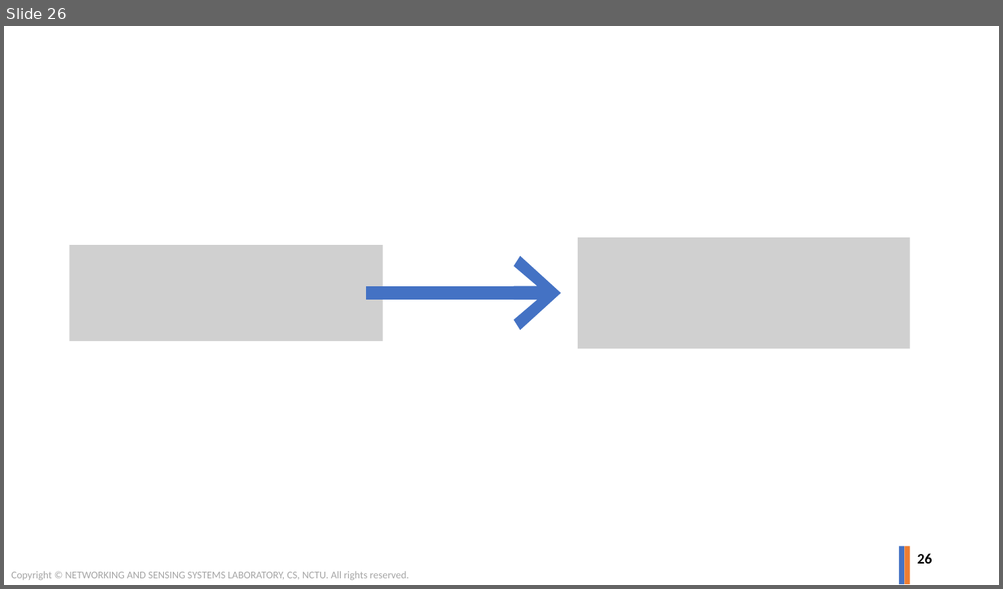
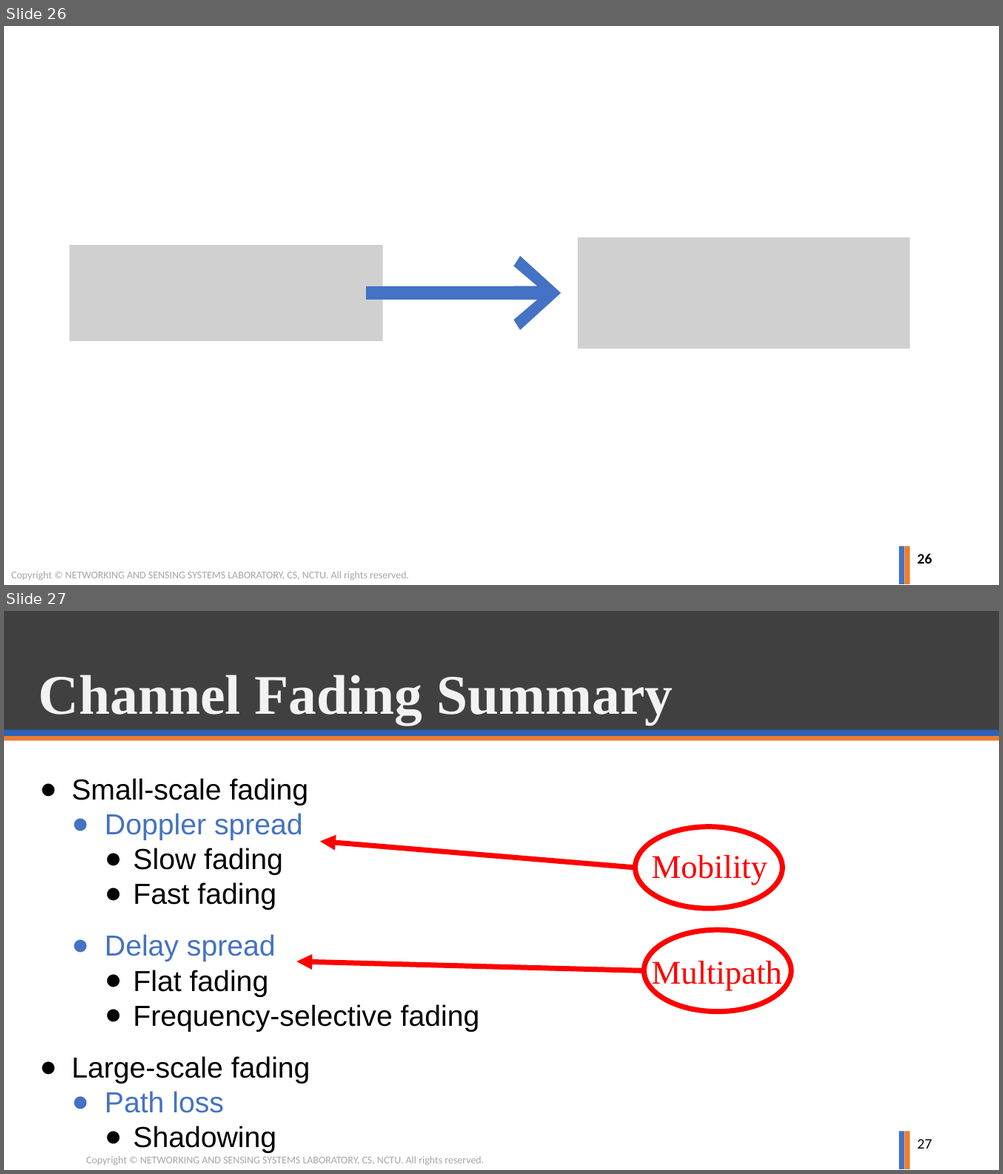
Before and after one commit to ghostkingwilly/Signal_Training_Freshman, a slide deck: Freshman_Training.pptx. Shown one above the other, each under a label of ours: slide 26 before the commit, slides 26 and 27 after it. The pictures are 1003x589 and 1003x1174 pixels, drawn with LibreOffice and Linux fonts; fonts in the diff are those of the drawing; grey boxes stand for pictures; background and template pictures are left out. Boxes give left, top, right and bottom in pixels: in the first picture for what was removed or moved away, otherwise in the second. Text is boxed around its words. In the diff, an @@ line names an element or a change of style, - is before the commit and + after.

Commit message:
Channel fading

```diff
--- a/Freshman_Training.pptx
+++ b/Freshman_Training.pptx
@@ slide 27 added at [4, 611, 999, 1170], background #FFFFFF; not listed: 2 template elements that a slide beside it also shows @@
@@ rectangle added at [4, 611, 999, 741], fill #ED7D31 @@
@@ rectangle added at [4, 611, 999, 735], fill gradient #6183CB to #3E70CA to #3062BB @@
@@ rectangle added at [4, 611, 999, 729], fill #404040 @@
@@ title added at [39, 675, 672, 725], 54 pt, text #F2F2F2, bold @@
+Channel Fading Summary
@@ text added at [71, 778, 480, 1113], 28 pt, text #000000 @@
+● Small-scale fading
+  ● Doppler spread
+    ● Slow fading
+    ● Fast fading
+  ● Delay spread
+    ● Flat fading
+    ● Frequency-selective fading
+● Large-scale fading
+  ● Path loss
+    ● Shadowing
@@ ellipse added at [635, 826, 782, 908], outline #FF0000 5 pt @@
@@ arrow added from (635, 868) to (320, 842), #FF0000 5 pt @@
@@ text added at [652, 855, 768, 886], 32 pt, text #FF0000 @@
+Mobility
@@ ellipse added at [644, 931, 791, 1012], outline #FF0000 5 pt @@
@@ arrow added from (644, 971) to (296, 962), #FF0000 5 pt @@
@@ text added at [652, 961, 782, 991], 32 pt, text #FF0000 @@
+Multipath
@@ page number added at [917, 1139, 932, 1149], 14 pt, text #000000 @@
+27
@@ text added at [86, 1156, 484, 1165], 10 pt, text #A6A6A6 @@
+Copyright © NETWORKING AND SENSING SYSTEMS LABORATORY, CS, NCTU. All rights reserved.
```
Also in this commit, not shown: 1 slide changed.
